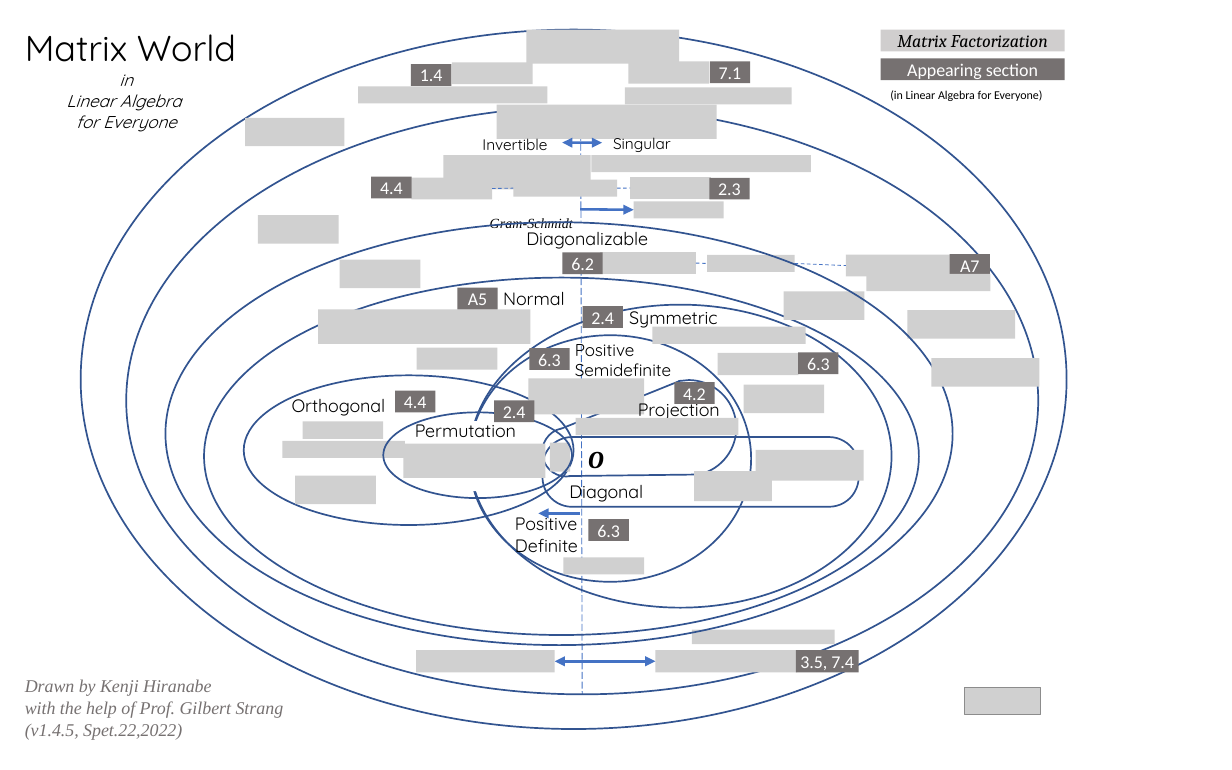
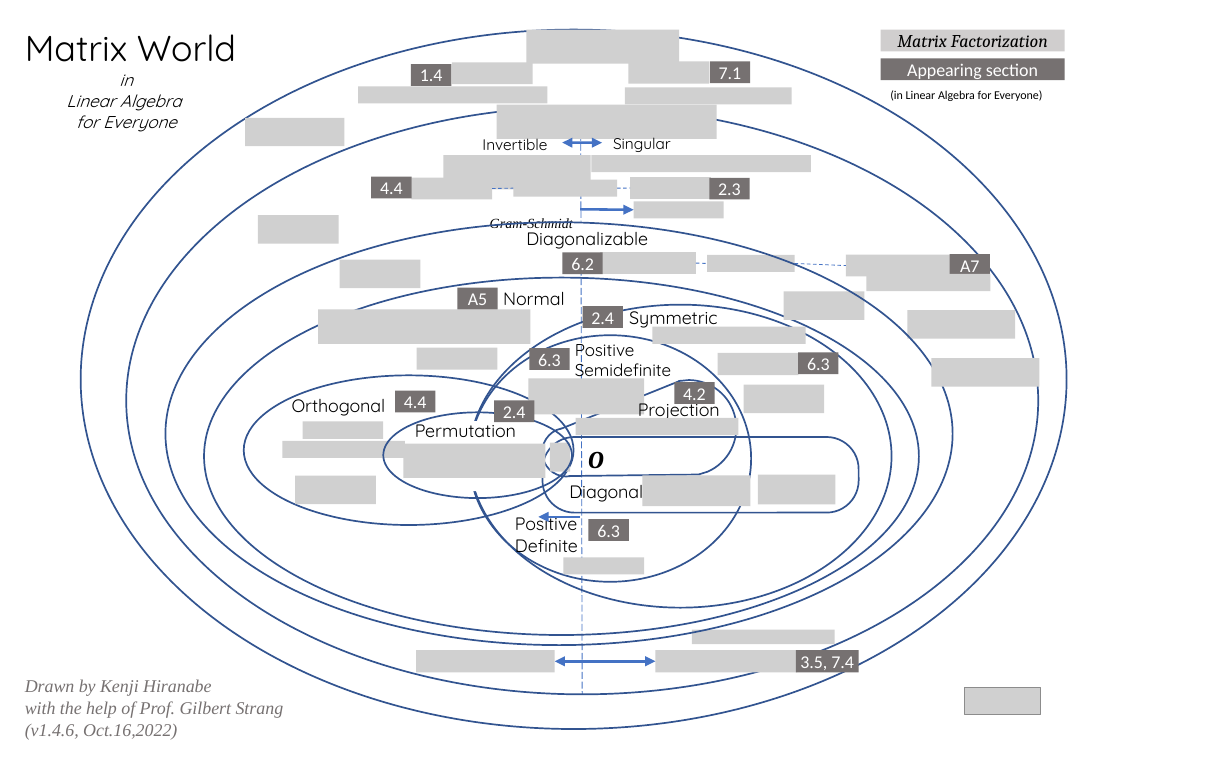
Before and after one commit to kenjihiranabe/The-Art-of-Linear-Algebra, a slide deck: slide 2 of MatrixWorld.pptx. Drawn at 1232x770 pixels with LibreOffice and Linux fonts; fonts in the diff are those of the drawing; grey boxes stand for pictures. Boxes give left, top, right and bottom in pixels: in the first picture for what was removed or moved away, otherwise in the second. Text is boxed around its words. In the diff, an @@ line names an element or a change of style, - is before the commit and + after.

```diff
--- a/MatrixWorld.pptx
+++ b/MatrixWorld.pptx
@@ rounded rectangle: place and size @@
-rounded rectangle at (542, 437, 859, 508)
+rounded rectangle at (542, 437, 859, 513)
@@ picture added at (642, 476, 750, 506) @@
@@ picture removed at (695, 472, 772, 501) @@
@@ picture removed at (755, 450, 864, 480) @@
@@ picture added at (758, 474, 835, 504) @@
@@ arrow moved from (538, 514) - (580, 514) to (538, 517) - (580, 517) @@
@@ text at (25, 724, 177, 740): text changed @@
-(v1.4.5, Spet.22,2022)
+(v1.4.6, Oct.16,2022)
```
Also in this commit, not shown: 1 other slide changed, 59 other files.
